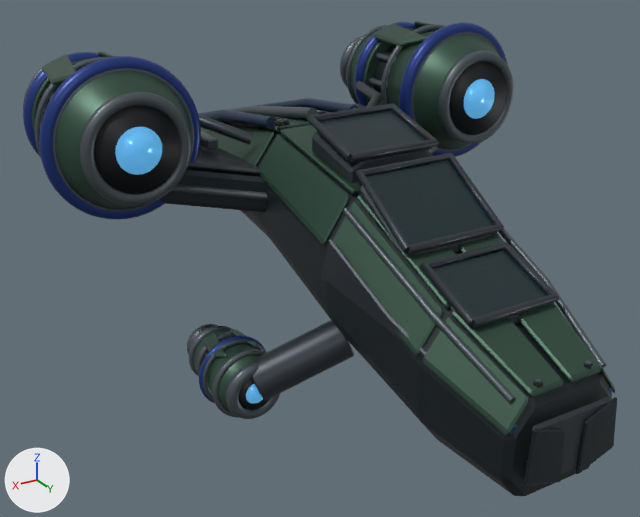
A saved change to the glTF model assets/ships/yamato.glb.
Rendered twice from a camera (50 mm lens) standing at (3.51, 5.42, 2.45) and looking at (0.25, -0.02, -0.26). The axes (+X, +Y, +Z) are drawn at lower left. The lights are the same throughout. The first picture is the older version. Vertices at exactly the same position are counted once.

In view in the first picture: 'yamato'.
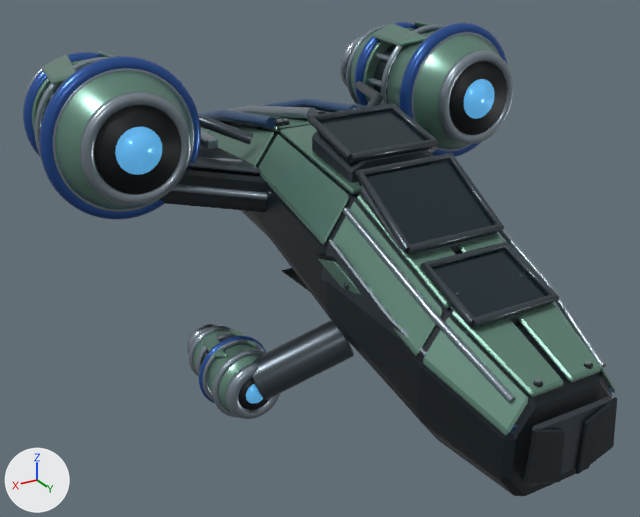
Changed parts and their boxes (x1, y1, x2, y2) in the pictures (640 x 517 px):
'yamato', recoloured, surface changed, reshaped (lighter): (23, 21, 617, 496) in both
part 1 of me_yamato, added (mostly hidden): after (203, 157, 242, 162)
part 2 of me_yamato, added: after (316, 254, 361, 295)
part 3 of me_yamato, added (mostly hidden): after (282, 268, 310, 292)

The change in detail:
Material 'Muted green grey armor' (mat_muted_green_grey_armor) changes colour from dark green #385547 to green #6c9384; in linear values from (0.04, 0.09, 0.063) to (0.15, 0.29, 0.23).
Material 'Brushed titanium' (mat_brushed_titanium) changes colour from dark grey #575f65 to grey #909ea8; in linear values from (0.095, 0.115, 0.13) to (0.28, 0.34, 0.39).
In material 'Dark sensor glass' (mat_dark_sensor_glass), coat_weight is now set to 0.06.
In material 'Dark sensor glass' (mat_dark_sensor_glass), coat_roughness is now set to 0.24.
Material 'Cobalt enamel' (mat_cobalt_enamel) changes colour from blue #1e3981 to blue #2c57a0; in linear values from (0.013, 0.041, 0.22) to (0.025, 0.095, 0.35).
In material 'Cobalt enamel' (mat_cobalt_enamel), metallic goes from 0.42 to 0.58.
In material 'Cobalt enamel' (mat_cobalt_enamel), roughness goes from 0.37 to 0.28.
In material 'Cobalt enamel' (mat_cobalt_enamel), coat_weight is now set to 0.12.
In material 'Cobalt enamel' (mat_cobalt_enamel), coat_roughness is now set to 0.24.
Material 'Blue grey armor' (mat_blue_grey_armor) changes colour from dark blue #30425f to blue #40638e; in linear values from (0.03, 0.055, 0.115) to (0.052, 0.125, 0.27).
In material 'Blue grey armor' (mat_blue_grey_armor), metallic goes from 0.58 to 0.65.
In material 'Blue grey armor' (mat_blue_grey_armor), roughness goes from 0.43 to 0.33.
In material 'Blue grey armor' (mat_blue_grey_armor), coat_weight is now set to 0.12.
In material 'Blue grey armor' (mat_blue_grey_armor), coat_roughness is now set to 0.24.
Material 'Satin silver armor' (mat_satin_silver_armor) is new.
Its base color is (0.37, 0.42, 0.47) (grey #a4adb6).
Its metallic is 0.78.
Its roughness is 0.33.
Its coat weight is 0.06.
Its coat roughness is 0.24.
me_yamato is used by ob_yamato; location (0.0, 0.0, 0.0).
me_yamato had 35335 vertices, 69630 faces and spanned x -2.12..2.12, y -2.46..2.46, z -1.31..1.31.
me_yamato now has 35783 vertices, 70474 faces and spans x -2.12..2.12, y -2.46..2.46, z -1.31..1.31.
me_yamato part 1: 128 vertices added at x 0.57..1.24, y -1.09..-0.58, z 0.3..0.51.
me_yamato part 2: 48 vertices added at x 0.54..0.65, y 0.57..1.34, z -0.18..0.14.
me_yamato part 3: 48 vertices added at x -0.4..0.4, y -0.36..0.36, z -0.49..-0.46.
Other edits to the shape of me_yamato do not show in these pictures.
me_yamato gains material mat_satin_silver_armor (grey #a4adb6).
